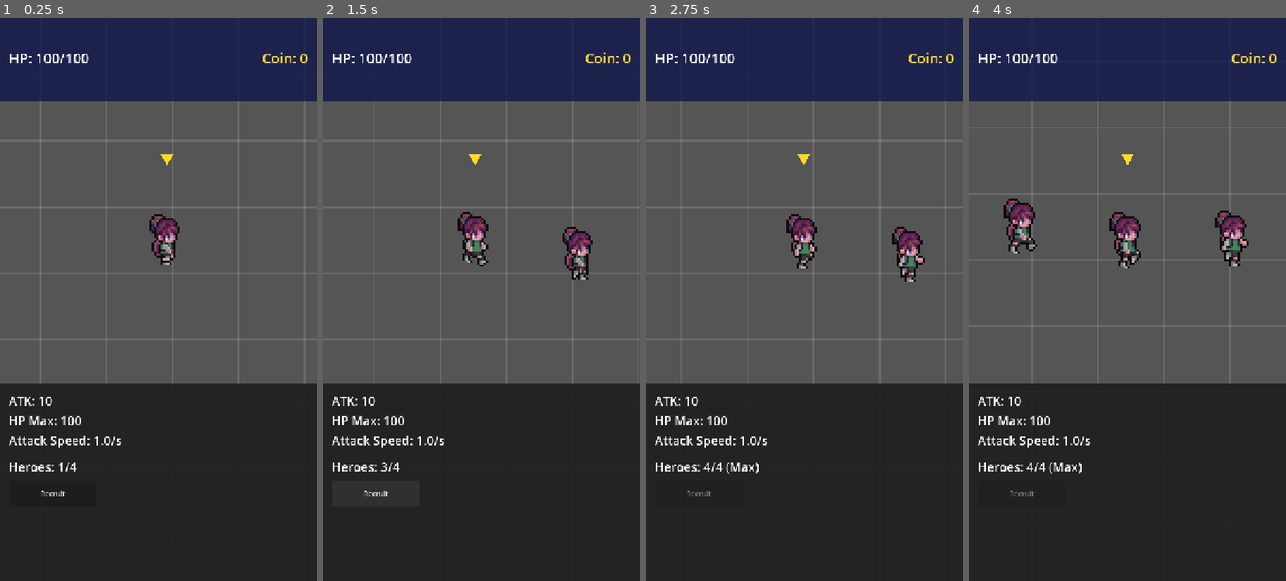
Above: before the commit, frames 1-4 (left to right).
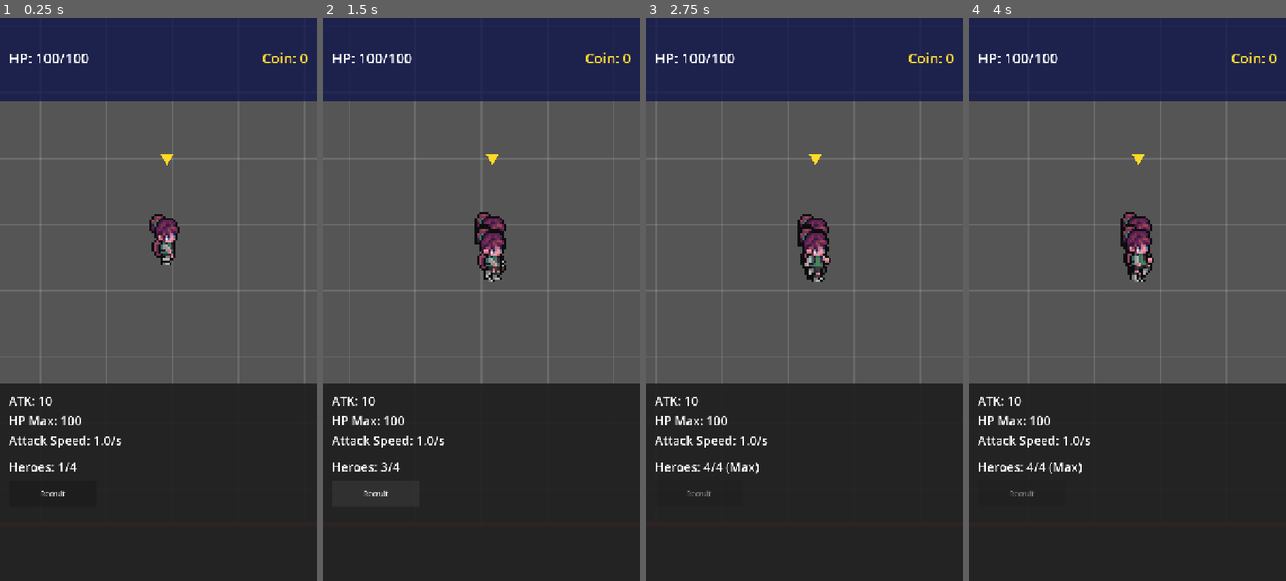
Above: after the commit, the same moments.

Repository: kernwaratjearadisak-bit/AI-GAME
Game: Godot game, scene res://Main.tscn
Two runs of this game, one before a commit and one after it. Both use one fixed random seed, a clock stepped at 60 frames per second and the inputs below.
Inputs (mouse positions are in pixels of both pictures, inside the frame that each line leads up to):
- Up to frame 1 (0.25 s): no input
- Up to frame 2 (1.5 s): click "Recruit" at 0.5 s; click "Recruit" at 1.25 s
- Up to frame 3 (2.75 s): click "Recruit" at 2 s
- Up to frame 4 (4 s): move the mouse to (1197, 271) at 2.77 s; click (1197, 271) at 2.92 s; move the mouse to (1064, 327) at 3.52 s; click (1064, 327) at 3.67 s

The runs differ from the first frame. In frame 2, 2.1% of the frame differs, in the area x 8-100%, y 21-61%; in frame 3, 1.9%; in frame 4, 2.6%, in the area x 10-89%, y 19-61%.

Commit message:
Narrow world height and let recruited heroes act independently
- World.SIZE.y 2560 -> 1280; hero spawns at y=640 and enemy spawn
  range follows automatically
- Extend camera vertical limits by the UI margins so the BattleZone
  band can reach both world edges
- Leash: return at RETURN_SPEED (225, faster than walk speed) until
  within RETURN_STOP_RANGE (150), so recruits can catch a moving leader
  instead of trailing it in RETURNING forever
- Heroes no longer collide with each other (layer 4, mask 1); their
  240x320 bodies were pushing recruits away from the leader

Co-Authored-By: Claude Opus 5.5 <noreply@anthropic.com>

Diff:
--- a/CameraFollow.gd
+++ b/CameraFollow.gd
@@ -3,6 +3,8 @@
 const WORLD_SCRIPT := preload("res://World.gd")
 # BattleZone ใน UI อยู่ที่ y 192-832 บนจอ (กึ่งกลาง y=512) แต่กึ่งกลางจอคือ y=640
 # เลื่อนกล้องลง 128px เพื่อให้ Hero ไปอยู่กลาง BattleZone ไม่โดน HeroStatusPanel บัง
+const BATTLE_ZONE_TOP := 192
+const BATTLE_ZONE_BOTTOM := 832
 const BATTLE_ZONE_OFFSET := Vector2(0, 128)
 const FOLLOW_SMOOTHING_SPEED := 6.0
 
@@ -12,9 +14,11 @@
 func _ready() -> void:
 	offset = BATTLE_ZONE_OFFSET
 	limit_left = 0
-	limit_top = 0
 	limit_right = int(WORLD_SCRIPT.SIZE.x)
-	limit_bottom = int(WORLD_SCRIPT.SIZE.y)
+	# World สูงเท่าจอพอดี แต่ส่วนที่มองเห็นจริงคือแถบ BattleZone (640px) เท่านั้น
+	# จึงเผื่อขอบบน/ล่างเท่ากับความสูงของ UI ที่บังอยู่ ให้แถบ BattleZone เลื่อนไปถึงขอบ World ได้ทั้งบนและล่าง
+	limit_top = -BATTLE_ZONE_TOP
+	limit_bottom = int(WORLD_SCRIPT.SIZE.y) + (int(get_viewport_rect().size.y) - BATTLE_ZONE_BOTTOM)
 	position_smoothing_enabled = true
 	position_smoothing_speed = FOLLOW_SMOOTHING_SPEED
 	make_current()
--- a/Hero.gd
+++ b/Hero.gd
@@ -4,7 +4,12 @@
 
 const SELECT_HALF_SIZE := Vector2(120, 160)
 const RETURN_LEASH_RANGE := 300.0
+# เมื่อเข้า RETURNING แล้ว ให้เดินกลับจนเข้าใกล้ leader ระยะนี้ก่อนค่อยกลับไปหา Enemy
+# (ถ้าหยุดที่ขอบ 300 พอดี จะสลับ RETURNING/SEEKING ไปมาทุกเฟรม)
+const RETURN_STOP_RANGE := 150.0
 const MOVE_SPEED := 150.0
+# ต้องเร็วกว่า MOVE_SPEED ไม่งั้นจะไม่มีวันตามทัน leader ที่กำลังเดินขวาอยู่
+const RETURN_SPEED := 225.0
 # รัศมีของ SightArea (เดิม 200 ใน Hero.tscn) — ขยาย 2 เท่าเพราะ World แนวตั้งแคบลง
 const HERO_DETECT_RANGE := 400.0
 const WORLD_SCRIPT := preload("res://World.gd")
@@ -74,6 +79,8 @@
 	if hp <= 0:
 		return
 
+	# is_selected มีผลกับ AI แค่จุดเดียว: ตัวที่ไม่ได้ถูกเลือกจะมี leash กลับหา leader
+	# ส่วน หา/ไล่/ต่อสู้/เดินขวา ด้านล่าง ทุกตัวรันอิสระของตัวเอง
 	if not is_selected:
 		_update_leash(delta)
 
@@ -144,14 +151,19 @@
 
 	var distance := global_position.distance_to(leader.global_position)
 
-	if distance > RETURN_LEASH_RANGE:
-		if state != HeroState.RETURNING:
-			state = HeroState.RETURNING
-			attack_timer = 0.0
-			enemies_in_sight.clear()
-			sight_area.monitoring = false
-		position = position.move_toward(leader.global_position, MOVE_SPEED * delta)
-	elif state == HeroState.RETURNING:
+	if distance > RETURN_LEASH_RANGE and state != HeroState.RETURNING:
+		state = HeroState.RETURNING
+		attack_timer = 0.0
+		enemies_in_sight.clear()
+		sight_area.monitoring = false
+
+	if state != HeroState.RETURNING:
+		return
+
+	if distance > RETURN_STOP_RANGE:
+		var next_position := global_position.move_toward(leader.global_position, RETURN_SPEED * delta)
+		global_position = WORLD_SCRIPT.clamp_to_bounds(next_position)
+	else:
 		state = HeroState.SEEKING
 		sight_area.monitoring = true
 
--- a/Hero.tscn
+++ b/Hero.tscn
@@ -77,8 +77,8 @@
 }]
 
 [node name="Hero" type="CharacterBody2D"]
-collision_layer = 5
-collision_mask = 5
+collision_layer = 4
+collision_mask = 1
 motion_mode = 1
 script = ExtResource("1")
 
--- a/HeroParty.gd
+++ b/HeroParty.gd
@@ -5,8 +5,8 @@
 const MAX_HEROES := 4
 const LANE_GAP := 40.0
 const RECRUIT_OFFSET := 30.0
-# จุดเกิดในพิกัด World (ขนาด 14400x2560): ชิดซ้าย กึ่งกลางแนวตั้ง
-const BASE_POSITION := Vector2(1000, 1280)
+# จุดเกิดในพิกัด World (ขนาด 14400x1280): ชิดซ้าย กึ่งกลางแนวตั้ง
+const BASE_POSITION := Vector2(1000, 640)
 
 
 func _ready() -> void:
--- a/World.gd
+++ b/World.gd
@@ -1,8 +1,8 @@
 extends Node2D
 
-# โถงทางเดินยาวแนวนอน: X = 20 เท่าของความกว้างจอ (720), Y = 2560 (~17.8% ของ X, = 2 เท่าของความสูงจอ)
+# โถงทางเดินยาวแนวนอน: X = 20 เท่าของความกว้างจอ (720), Y = 1280 (~8.9% ของ X, = ความสูงจอพอดี)
 # World ไม่ขยับตัวเองอีกต่อไป — Hero/Enemy เคลื่อนที่ด้วย global_position ของตัวเอง
-const SIZE := Vector2(14400, 2560)
+const SIZE := Vector2(14400, 1280)
 
 
 func _ready() -> void:
